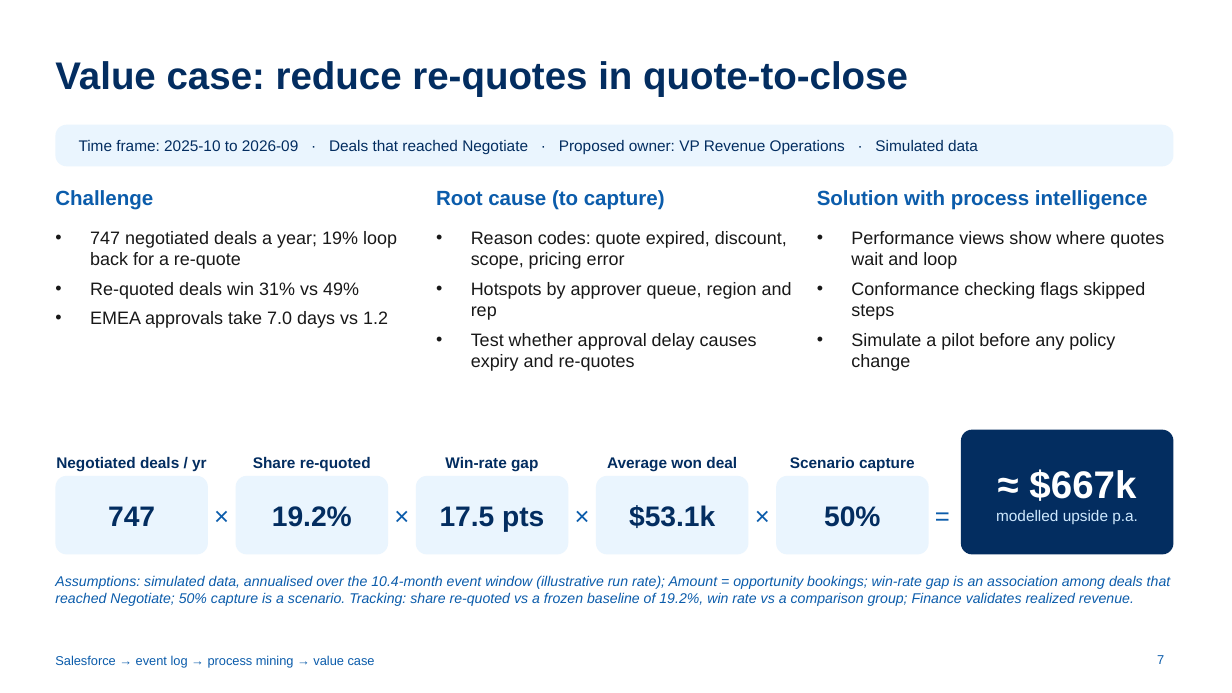
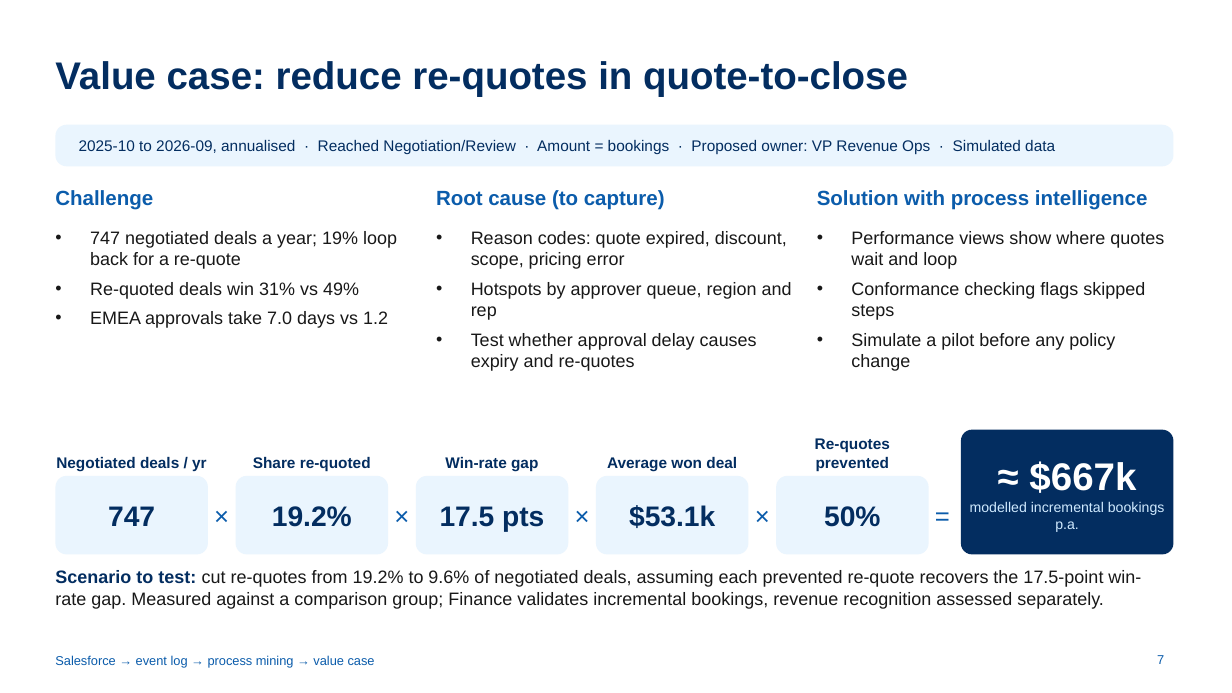
Before and after one commit to ch-lukas/salesforce-process-intelligence, a slide deck: slide 7 of deck/salesforce-process-intelligence.pptx. Drawn at 1232x693 pixels with LibreOffice and Linux fonts; fonts in the diff are those of the drawing. Boxes give left, top, right and bottom in pixels: in the first picture for what was removed or moved away, otherwise in the second. Text is boxed around its words. In the diff, an @@ line names an element or a change of style, - is before the commit and + after.

```diff
--- a/deck/salesforce-process-intelligence.pptx
+++ b/deck/salesforce-process-intelligence.pptx
@@ text at (79, 140, 1055, 155): text changed @@
-Time frame: 2025-10 to 2026-09 · Deals that reached Negotiate · Proposed owner: VP Revenue Operations · Simulated data
+2025-10 to 2026-09, annualised · Reached Negotiation/Review · Amount = bookings · Proposed owner: VP Revenue Ops · Simulated data
@@ text at (815, 438, 890, 471): text changed @@
-Scenario capture
+Re-quotes prevented
@@ text at (970, 501, 1165, 532): text changed; size 12 to 11 pt @@
-modelled upside p.a.
+modelled incremental bookings p.a.
@@ text at (55, 570, 1141, 609): text changed; size 11 to 14 pt; text colour #0B5CAB to #181818; italic off @@
-Assumptions: simulated data, annualised over the 10.4-month event window (illustrative run rate); Amount = opportunity bookings; win-rate gap is an association among deals that reached Negotiate; 50% capture is a scenario. Tracking: share re-quoted vs a frozen baseline of 19.2%, win rate vs a comparison group; Finance validates realized revenue.
+Scenario to test: cut re-quotes from 19.2% to 9.6% of negotiated deals, assuming each prevented re-quote recovers the 17.5-point win-rate gap. Measured against a comparison group; Finance validates incremental bookings, revenue recognition assessed separately.
```
Also in this commit, not shown: 5 other slides changed, 15 other files.
